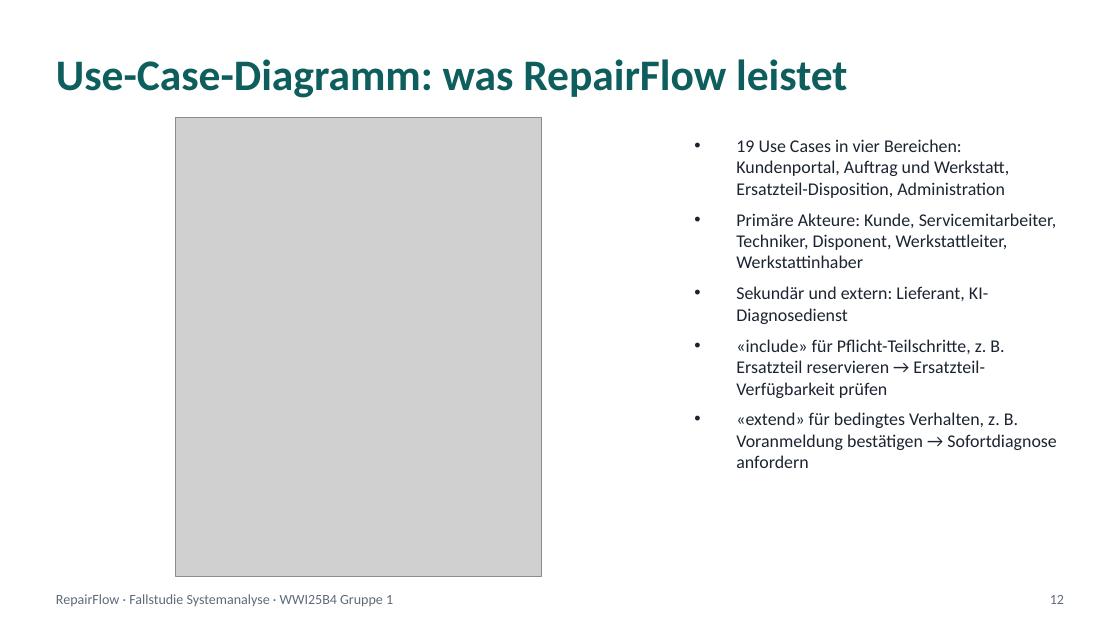
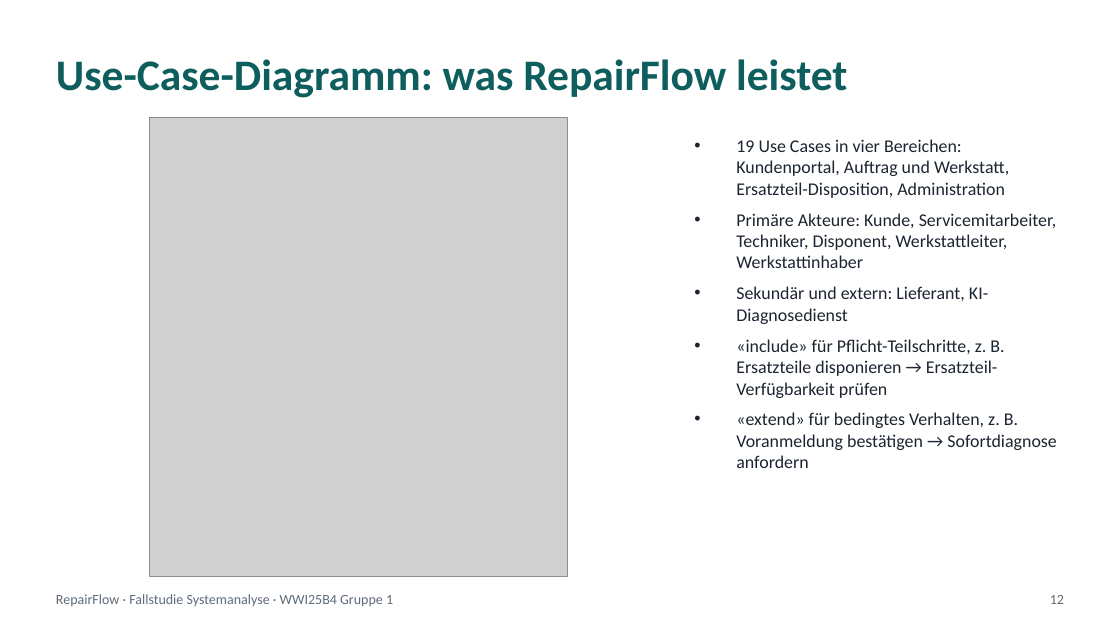
Before and after one commit to jakobschwan123-cmd/casestudy-semester-3, a slide deck: slide 12 of praesi/Abschlusspraesentation.pptx. Drawn at 1120x630 pixels with LibreOffice and Linux fonts; fonts in the diff are those of the drawing; grey boxes stand for pictures. Boxes give left, top, right and bottom in pixels: in the first picture for what was removed or moved away, otherwise in the second. Text is boxed around its words. In the diff, an @@ line names an element or a change of style, - is before the commit and + after.

```diff
--- a/praesi/Abschlusspraesentation.pptx
+++ b/praesi/Abschlusspraesentation.pptx
@@ picture: place and size @@
-picture at (176,118,541,577)
+picture at (149,118,567,577)
@@ text at (736,339,1004,398): text changed @@
-• «include» für Pflicht-Teilschritte, z. B. Ersatzteil reservieren → Ersatzteil-Verfügbarkeit prüfen
+• «include» für Pflicht-Teilschritte, z. B. Ersatzteile disponieren → Ersatzteil-Verfügbarkeit prüfen
```
Also in this commit, not shown: 3 other slides changed, 44 other files.
